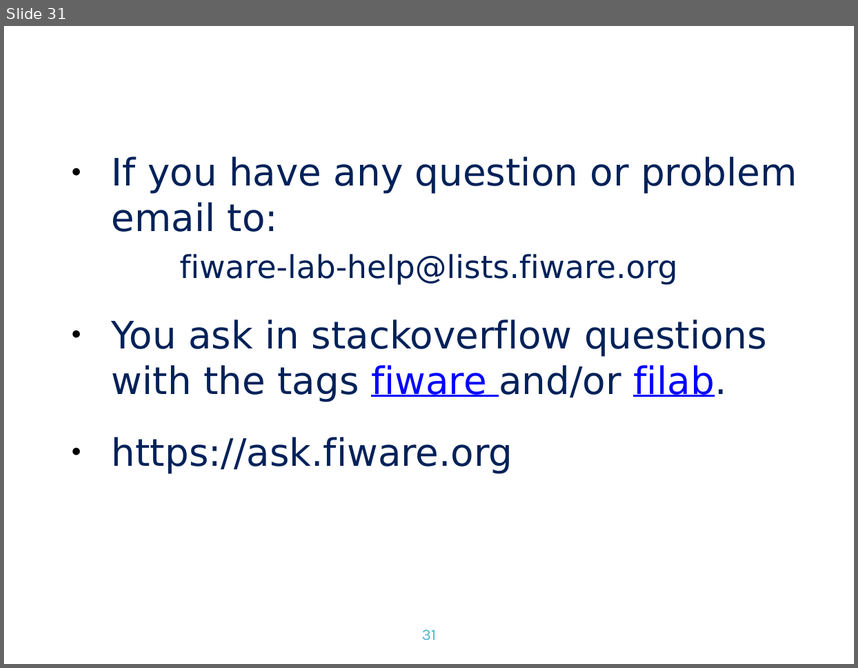
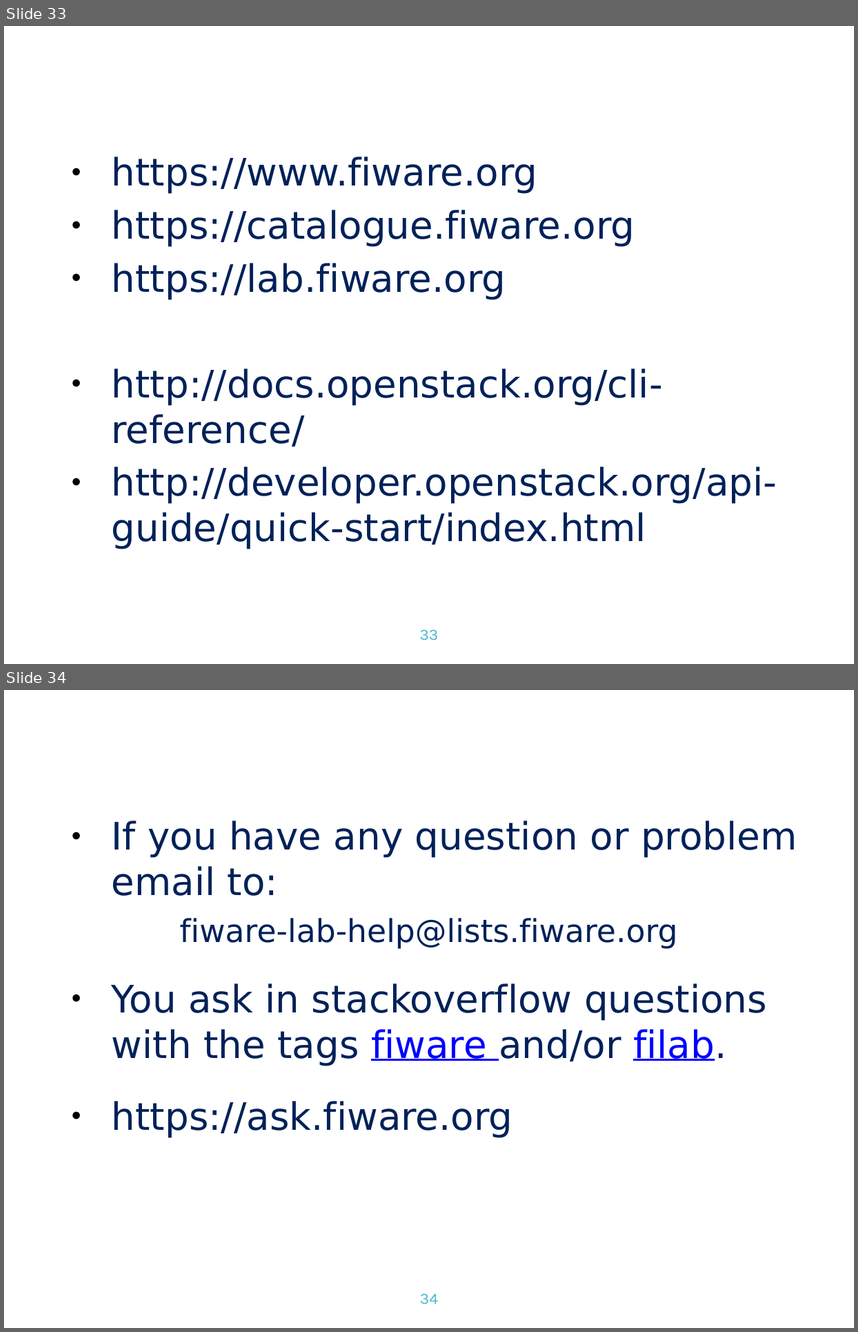
Before and after one commit to jicarretero/SummitMalaga2016, a slide deck: FiwareMalaga.odp. Shown one above the other, each under a label of ours: slide 31 before the commit, slides 33 and 34 after it. The pictures are 858x668 and 858x1332 pixels, drawn with LibreOffice and Linux fonts; fonts in the diff are those of the drawing; background and template pictures are left out. Boxes give left, top, right and bottom in pixels: in the first picture for what was removed or moved away, otherwise in the second. Text is boxed around its words. In the diff, an @@ line names an element or a change of style, - is before the commit and + after.

```diff
--- a/FiwareMalaga.odp
+++ b/FiwareMalaga.odp
@@ slide 33 added at <box>4,26,854,664</box>, background #FFFFFF @@
@@ text added at <box>112,156,777,549</box>, 24 pt, text #002159 @@
+● https://www.fiware.org
+● https://catalogue.fiware.org
+● https://lab.fiware.org
+● http://docs.openstack.org/cli-reference/
+● http://developer.openstack.org/api-guide/quick-start/index.html
@@ page number added at <box>420,629,439,640</box>, 10 pt, text #48B9C9 @@
+33
@@ what was slide 31 is now slide 34 @@
@@ page number at <box>420,1293,438,1304</box>: text changed @@
-31
+34
```
Also in this commit, not shown: 11 slides changed, 2 other slides added, 7 other files.
